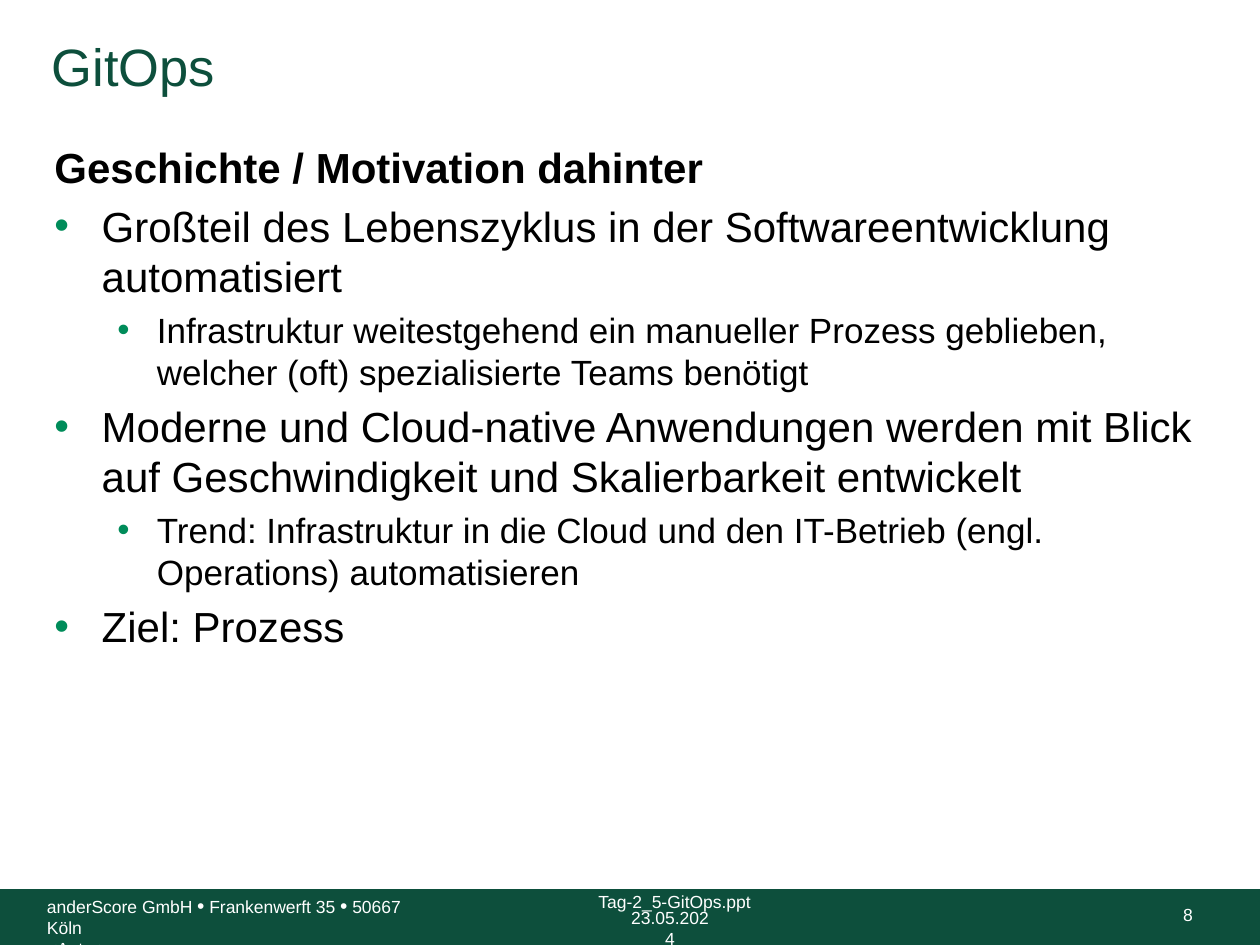
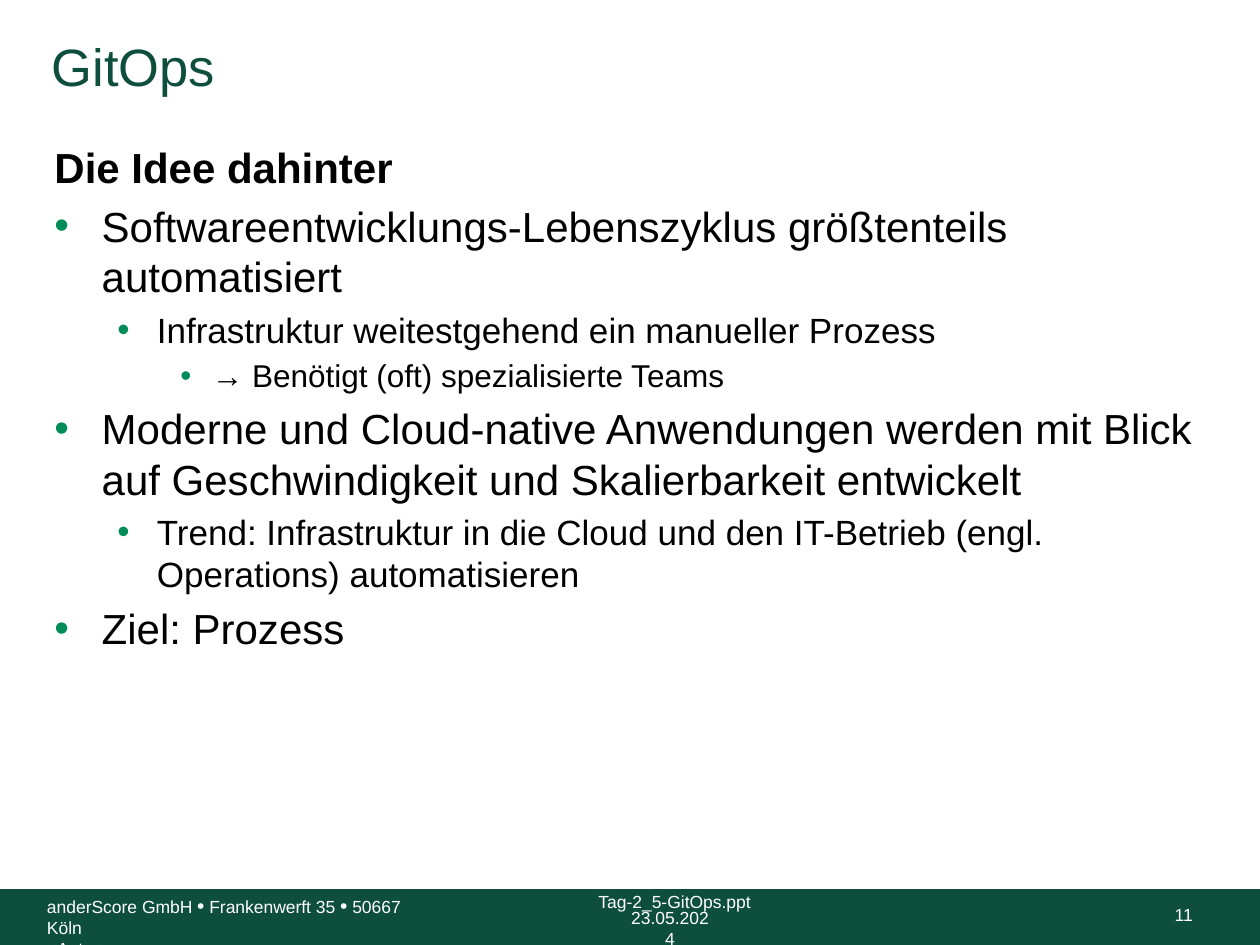
Before and after one commit to anderscore-gmbh/gitlab, a slide deck: slide 11 of slides/Tag-2_5-GitOps.pptx (slide 8 before the commit). Drawn at 1260x945 pixels with LibreOffice and Linux fonts; fonts in the diff are those of the drawing; background and template pictures are left out. Boxes give left, top, right and bottom in pixels: in the first picture for what was removed or moved away, otherwise in the second. Text is boxed around its words. In the diff, an @@ line names an element or a change of style, - is before the commit and + after.

```diff
--- a/slides/Tag-2_5-GitOps.pptx
+++ b/slides/Tag-2_5-GitOps.pptx
@@ text at (54,152,1007,393): text changed; size 20 to 24 pt @@
-Geschichte / Motivation dahinter
-• Großteil des Lebenszyklus in der Softwareentwicklung automatisiert
-  • Infrastruktur weitestgehend ein manueller Prozess geblieben, welcher (oft) spezialisierte Teams benötigt
+Die Idee dahinter
+• Softwareentwicklungs-Lebenszyklus größtenteils automatisiert
+  • Infrastruktur weitestgehend ein manueller Prozess
+    • → Benötigt (oft) spezialisierte Teams
@@ page number at (1175,909,1193,921): text changed @@
-8
+11
```
Also in this commit, not shown: 4 other slides changed, 5 slides added, 1 other file.
